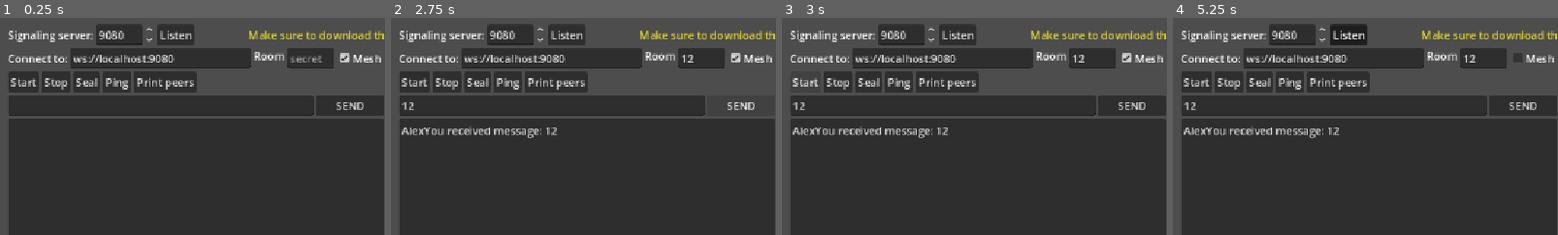
Above: before the commit, frames 1-4 (left to right).
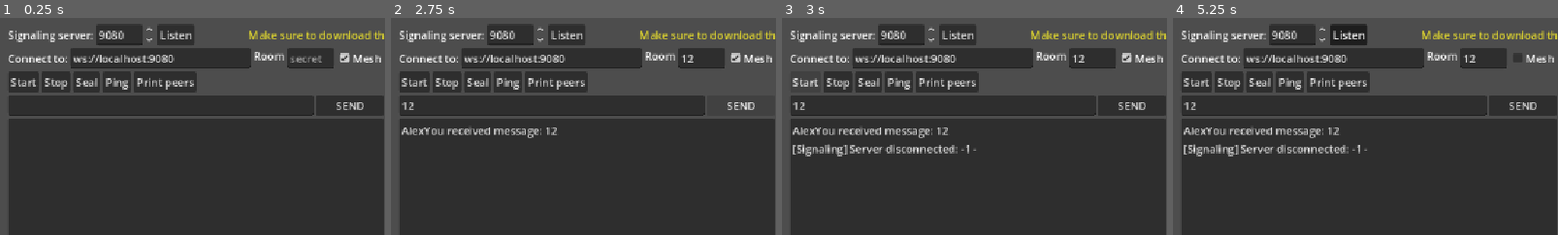
Above: after the commit, the same moments.

Repository: roby405/bakugan
Game: Godot game, scene res://demo/main.tscn
The game is run twice, just before and just after one commit, with the same random seed, the same clock (stepped at 60 frames per second) and the same inputs.
Inputs (mouse positions are % of the whole screen's width and height, from its top left):
- Up to frame 1 (0.25 s): no input
- Up to frame 2 (2.75 s): click (40, 9) at 0.52 s; type "12" at 0.6 s; click (21, 20) at 0.75 s; type "12" at 0.83 s; click (25, 61) at 0.98 s; type "Alex" at 1.07 s; click (89, 9) at 1.27 s; type "12" at 1.35 s; click (70, 20) at 1.5 s; type "12" at 1.58 s; click (75, 61) at 1.73 s; type "Alex" at 1.82 s; click "SEND" at 2 s
- Up to frame 3 (3 s): click "Start" at 2.75 s
- Up to frame 4 (5.25 s): click "Start" at 3.5 s; click "Listen" at 4.25 s; click "Mesh" at 5 s
The pictures show only the part of the screen within x 0-50%, y 0-50%; the shares and areas given below are measured in that part.

Frames 1-2 are identical in both runs. In frame 3, 1.1% of the frame differs, in the area x 2-51%, y 58-64%; in frame 4, 1.1%.

Commit message:
fuck it we ball

Diff:
--- a/board.gd
+++ b/board.gd
@@ -3,65 +3,18 @@
 const BLACK_PIECE = preload("res://black_piece.tscn")
 const WHITE_PIECE = preload("res://white_piece.tscn")
 
-var INITIAL_WHITE_PLAYER_STATE: Dictionary = {
-	"pieces": {
-		6: 5,
-		8: 3,
-		13: 5,
-		24: 2
-	}
-}
 
-var INITIAL_BLACK_PLAYER_STATE: Dictionary = {
-	"pieces": {
-		19: 5,
-		17: 3,
-		12: 5,
-		1: 2
-	}
-}
-
-var board: Dictionary = {
-	"turn": 1,
-	"toPlay": "white"
-}
-
-var player: String
-
-# Called when the node enters the scene tree for the first time.
-func _ready() -> void:
-	initialize_game("W", "arst", "W", "art", "B")
-
-func initialize_game(player, nameP1, colorP1, nameP2, colorP2) -> void:
-	self.player = player
-	initialize_player(nameP1, colorP1)
-	initialize_player(nameP2, colorP2)
-	setup_board()
-
-func initialize_player(name: String, color: String) -> void:
-	if color == "W":
-		var new_player = INITIAL_WHITE_PLAYER_STATE
-		new_player["color"] = color
-		new_player["name"] = name
-		board["W"] = new_player
-	else:
-		var new_player = INITIAL_BLACK_PLAYER_STATE
-		new_player["color"] = color
-		new_player["name"] = name
-		board["B"] = new_player
-
-func setup_board() -> void:
-	for row in INITIAL_WHITE_PLAYER_STATE["pieces"]:
-		for _i in range(INITIAL_WHITE_PLAYER_STATE["pieces"][row]):
+func setup_board(board: Dictionary) -> void:
+	for row in board["W"]["pieces"]:
+		for _i in range(board["W"]["pieces"][row]):
 			add_piece("W", row)
-	for row in INITIAL_BLACK_PLAYER_STATE["pieces"]:
-		for _i in range(INITIAL_BLACK_PLAYER_STATE["pieces"][row]):
+	for row in board["B"]["pieces"]:
+		for _i in range(board["B"]["pieces"][row]):
 			add_piece("B", row)
 
 ### only visually, doesn't manage logic, that should be done by make_move
 func add_piece(color: String, row: int) -> void:
 	var node_name = "%s%d" % [color, row]
-	print(node_name)
 	var pos
 	if row <= 12:
 		pos = get_node("%" + node_name).global_position + Vector3(1.15, 0, 0) * get_node("%" + node_name).get_child_count()
@@ -76,30 +29,32 @@
 	new_piece.global_position = pos
 
 func remove_piece(color: String, row: int) -> void:
-	board[color][row] -= 1
+	var node_name = "%s%d" % [color, row]
 	var removed_piece = get_top_piece(color, row)
-	var piece_row = get_node("%%s%i" % color % row)
+	var piece_row = get_node("%" + node_name)
 	piece_row.remove_child(removed_piece)
 	removed_piece.queue_free()
 
 func move_piece(color: String, row: int, dest: int) -> void:
+	var node_name = "%s%d" % [color, row]
 	var moved_piece = get_top_piece(color, row)
-	var piece_row = get_node("%%s%i" % color % row)
-	board[color][row] -= 1
+	var piece_row = get_node("%" + node_name)
 	if dest == 0: # prison
 		pass
 	else:
-		if not dest in board[color]:
-			board[color][dest] = 0
-		board[color][dest] += 1
-		var new_piece_row = get_node("%%s%i" % color % dest)
+		var new_piece_row = get_node("%" + node_name)
 		piece_row.remove_child(moved_piece)
 		new_piece_row.add_child(moved_piece)
 
 		# change position code
+		if dest <= 12:
+			moved_piece.position += Vector3(1.15, 0, 0) * get_node("%" + node_name).get_child_count()
+		else:
+			moved_piece.position -= Vector3(1.15, 0, 0) * get_node("%" + node_name).get_child_count()
 
 func get_top_piece(color: String, row: int):
-	var piece_row = get_node("%%s%i" % color % row)
+	var node_name = "%s%d" % [color, row]
+	var piece_row = get_node("%" + node_name)
 	var children_count = piece_row.get_child_count()
 	return piece_row.get_child(children_count - 1)
 
--- a/game.gd
+++ b/game.gd
@@ -1,4 +1,4 @@
-extends Node3D
+extends Node
 
 enum MOVES {
 	MOVE,
@@ -8,7 +8,7 @@
 }
 
 @onready
-var board = get_node("%Board")
+var boardNode = get_node("%Board")
 
 var white_bearing_off = false
 var black_bearing_off = false
@@ -24,6 +24,53 @@
 
 var turn = "W"
 
+var INITIAL_WHITE_PLAYER_STATE: Dictionary = {
+	"pieces": {
+		6: 5,
+		8: 3,
+		13: 5,
+		24: 2
+	}
+}
+
+var INITIAL_BLACK_PLAYER_STATE: Dictionary = {
+	"pieces": {
+		19: 5,
+		17: 3,
+		12: 5,
+		1: 2
+	}
+}
+
+var board: Dictionary = {
+	"turn": 1,
+	"toPlay": "white"
+}
+
+var player: String
+
+# Called when the node enters the scene tree for the first time.
+func _ready() -> void:
+	initialize_game("W", "arst", "W", "art", "B")
+
+func initialize_game(player, nameP1, colorP1, nameP2, colorP2) -> void:
+	self.player = player
+	initialize_player(nameP1, colorP1)
+	initialize_player(nameP2, colorP2)
+	boardNode.setup_board()
+
+func initialize_player(name: String, color: String) -> void:
+	if color == "W":
+		var new_player = INITIAL_WHITE_PLAYER_STATE
+		new_player["color"] = color
+		new_player["name"] = name
+		board["W"] = new_player
+	else:
+		var new_player = INITIAL_BLACK_PLAYER_STATE
+		new_player["color"] = color
+		new_player["name"] = name
+		board["B"] = new_player
+
 func roll_dice() -> void:
 	var die1: int = randi_range(1, 6)
 	var die2: int = randi_range(1, 6)
@@ -38,9 +85,25 @@
 
 @rpc("any_peer", "call_remote", "reliable")
 func make_move(moveType: MOVES, color: String, row: int, dest: int):
-	if is_move_legal(color, row, dest):
-		# captures whatever
-		board.move_piece(color, row, dest)
+	match moveType:
+		MOVES.MOVE:
+			if is_move_legal(color, row, dest):
+				# captures whatever (runs make_move again)
+				board[color][row] -= 1
+				if dest == 0: # prison
+					pass
+				else:
+					if not dest in board[color]:
+						board[color][dest] = 0
+					board[color][dest] += 1
+				boardNode.move_piece(color, row, dest)
+		MOVES.CAPTURE:
+			capture_piece(color, row)
+
+		MOVES.BORNE_OFF:
+			borne_off_piece(color, row)
+		MOVES.PRISON_ESCAPE:
+			pass
 
 @rpc("any_peer", "call_remote", "reliable")
 func switch_turn() -> void:
@@ -144,7 +207,8 @@
 	return true
 
 func capture_piece(color: String, row: int) -> void:
-	pass
+	board[color][row] -= 1
+	boardNode.move_piece(color, row, 0)
 
 func get_out_of_prison():
 	pass
@@ -159,11 +223,26 @@
 	pass
 
 
-# Called when the node enters the scene tree for the first time.
-func _ready() -> void:
-	pass # Replace with function body.
 
 
 # Called every frame. 'delta' is the elapsed time since the previous frame.
 func _process(delta: float) -> void:
 	pass
+
+
+func _on_resign_button_pressed() -> void:
+	resign.rpc(board.player)
+
+@rpc("any_peer", "call_remote", "reliable")
+func resign(color: String) -> void:
+	pass
+
+
+
+
+func _on_tigru_button_pressed() -> void:
+	pass # Replace with function body.
+
+
+func _on_end_turn_button_pressed() -> void:
+	switch_turn.rpc()
--- a/game.tscn
+++ b/game.tscn
@@ -2,10 +2,12 @@
 
 [ext_resource type="PackedScene" uid="uid://d3isikksumkm5" path="res://assets/board.glb" id="1_7jktm"]
 [ext_resource type="PackedScene" uid="uid://ddhe67tku4cj0" path="res://assets/dice.glb" id="1_fc0e3"]
+[ext_resource type="Script" uid="uid://cl2i3y7bqnad1" path="res://game.gd" id="1_ryrav"]
 [ext_resource type="PackedScene" uid="uid://c0ta50wb776wb" path="res://assets/piece-w.glb" id="3_ryrav"]
 [ext_resource type="PackedScene" uid="uid://b1n63vhl7t17w" path="res://assets/piece-b.glb" id="4_eow3j"]
 
-[node name="Node3D" type="Node3D" unique_id=2070608447]
+[node name="Node" type="Node" unique_id=698801991]
+script = ExtResource("1_ryrav")
 
 [node name="board" parent="." unique_id=936023970 instance=ExtResource("1_7jktm")]
 transform = Transform3D(1, 0, 0, 0, 1, 0, 0, 0, 1, 1.273016, 0, -0.29463387)
@@ -18,3 +20,59 @@
 
 [node name="piece-b" parent="." unique_id=827817385 instance=ExtResource("4_eow3j")]
 transform = Transform3D(1, 0, 0, 0, 1, 0, 0, 0, 1, 4.200912, 9.536743e-07, 11.819025)
+
+[node name="HUD" type="CanvasLayer" parent="." unique_id=752963323]
+layer = 2
+
+[node name="PlayerUI" type="Control" parent="HUD" unique_id=433647122]
+layout_mode = 3
+anchors_preset = 15
+anchor_right = 1.0
+anchor_bottom = 1.0
+grow_horizontal = 2
+grow_vertical = 2
+
+[node name="VBoxContainer" type="VBoxContainer" parent="HUD/PlayerUI" unique_id=1633303521]
+custom_minimum_size = Vector2(200, 500)
+layout_mode = 1
+anchors_preset = 3
+anchor_left = 1.0
+anchor_top = 1.0
+anchor_right = 1.0
+anchor_bottom = 1.0
+offset_left = -200.0
+grow_horizontal = 0
+grow_vertical = 0
+
+[node name="EndTurnButton" type="Button" parent="HUD/PlayerUI/VBoxContainer" unique_id=714511602]
+layout_mode = 2
+size_flags_vertical = 3
+text = "End Turn"
+
+[node name="RollButton" type="Button" parent="HUD/PlayerUI/VBoxContainer" unique_id=119691934]
+layout_mode = 2
+size_flags_vertical = 3
+text = "Roll Dice"
+
+[node name="ResignButton" type="Button" parent="HUD/PlayerUI/VBoxContainer" unique_id=1015667006]
+layout_mode = 2
+size_flags_vertical = 3
+text = "Resign"
+
+[node name="TigruButton" type="Button" parent="HUD/PlayerUI/VBoxContainer" unique_id=269400264]
+layout_mode = 2
+size_flags_vertical = 3
+text = "Gheara de tigru"
+
+[node name="Camera3D" type="Camera3D" parent="." unique_id=1364533668]
+transform = Transform3D(0.9081001, 1.3531746e-08, -0.41875315, 0.3632458, 0.49753118, 0.78772795, 0.20834275, -0.8674461, 0.45180815, -4.0345116, 9.631356, 10.011218)
+
+[node name="OmniLight3D" type="OmniLight3D" parent="." unique_id=1693842190]
+transform = Transform3D(0.9081001, 1.3531746e-08, -0.41875315, 0.3632458, 0.49753118, 0.78772795, 0.20834275, -0.8674461, 0.45180815, -4.0345116, 9.631356, 10.011218)
+light_energy = 16.0
+omni_range = 1097.272
+
+[connection signal="pressed" from="HUD/PlayerUI/VBoxContainer/EndTurnButton" to="." method="_on_end_turn_button_pressed"]
+[connection signal="pressed" from="HUD/PlayerUI/VBoxContainer/RollButton" to="." method="_on_roll_button_pressed"]
+[connection signal="pressed" from="HUD/PlayerUI/VBoxContainer/ResignButton" to="." method="_on_resign_button_pressed"]
+[connection signal="pressed" from="HUD/PlayerUI/VBoxContainer/TigruButton" to="." method="roll_dice"]
